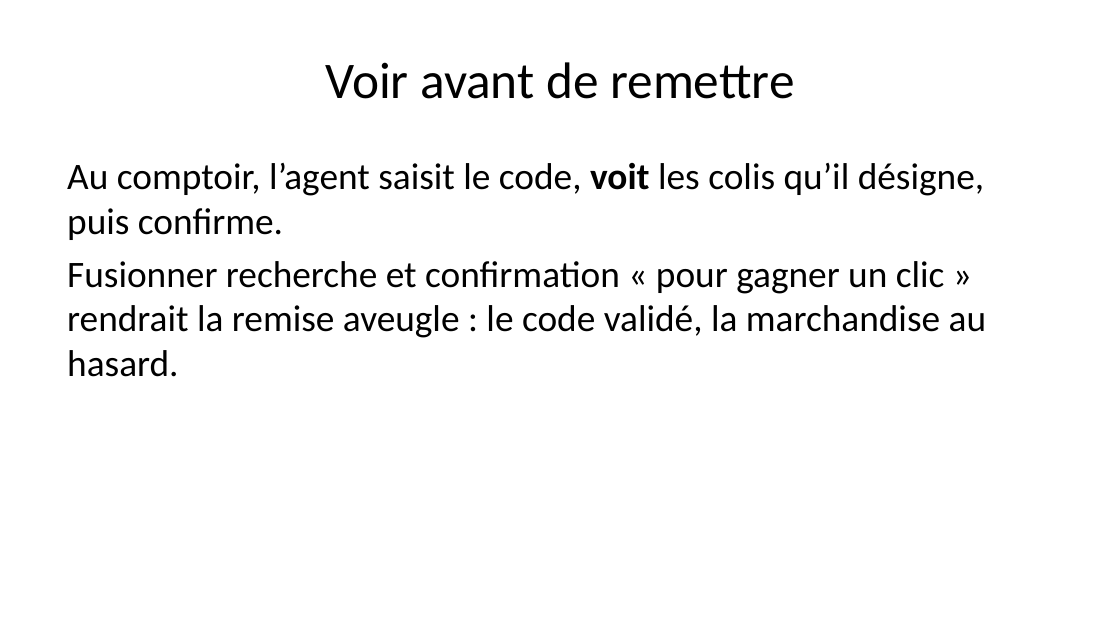
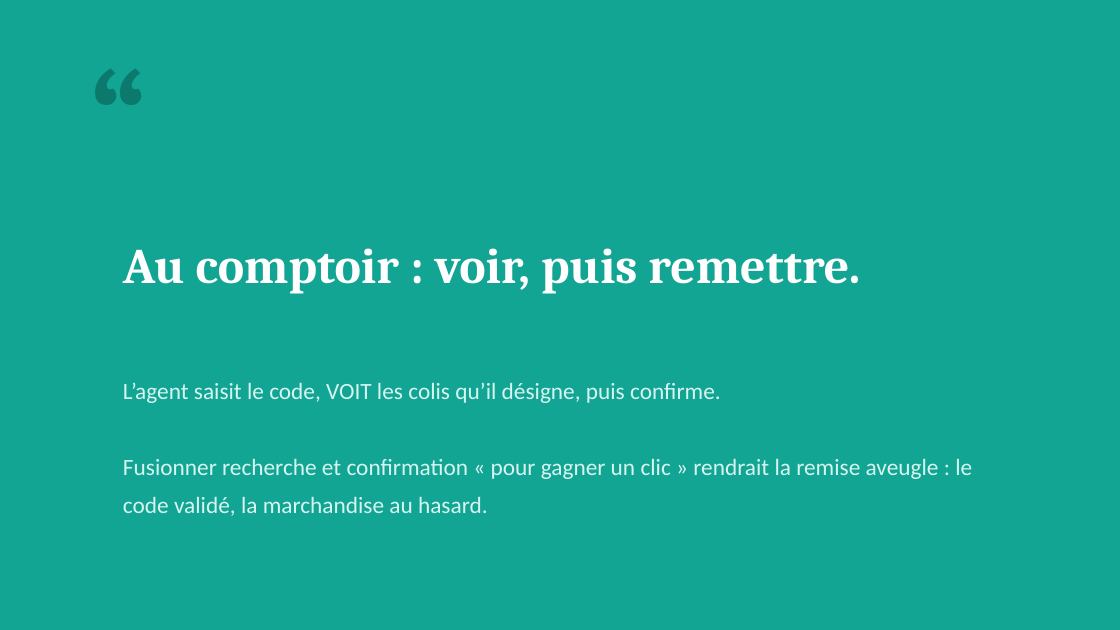
Before and after one commit to Dominique-BRIA/garah, a slide deck: slide 15 of docs/presentation/GARAH-presentation.pptx (slide 16 before the commit). Drawn at 1120x630 pixels with LibreOffice and Linux fonts; fonts in the diff are those of the drawing. Boxes give left, top, right and bottom in pixels: in the first picture for what was removed or moved away, otherwise in the second. Text is boxed around its words. In the diff, an @@ line names an element or a change of style, - is before the commit and + after.

```diff
--- a/docs/presentation/GARAH-presentation.pptx
+++ b/docs/presentation/GARAH-presentation.pptx
@@ background #FFFFFF to #12A594 @@
@@ text added at [78,56,190,168], 90 pt, text #0B7A6D, bold @@
+“
@@ title removed at [325,62,794,99] @@
-Voir avant de remettre
@@ text added at [123,248,860,294], 32 pt, text #FFFFFF, bold @@
+Au comptoir : voir, puis remettre.
@@ text "L’agent saisit le code, VOIT ...": place and size @@
-text "L’agent saisit le code, VOIT ..." at [67,163,986,377]
+text "L’agent saisit le code, VOIT ..." at [123,382,972,516]
@@ text "L’agent saisit le code, VOIT ..." at [123,382,972,516]: vertical alignment top to middle @@
@@ text at [123,382,721,403]: text changed; size 24 to 15 pt; text colour #000000 to #D6F5F0 @@
-Au comptoir, l’agent saisit le code, voit les colis qu’il désigne, puis confirme.
+L’agent saisit le code, VOIT les colis qu’il désigne, puis confirme.
@@ text at [123,459,972,516]: size 24 to 15 pt, text colour #000000 to #D6F5F0 in "Fusionner recherche et confirmation « pour gagner ..."; line spacing 1 to 1.35; less space between paragraphs @@
```
Also in this commit, not shown: 22 other slides changed, 11 slides added, 13 slides removed, 3 other files.
